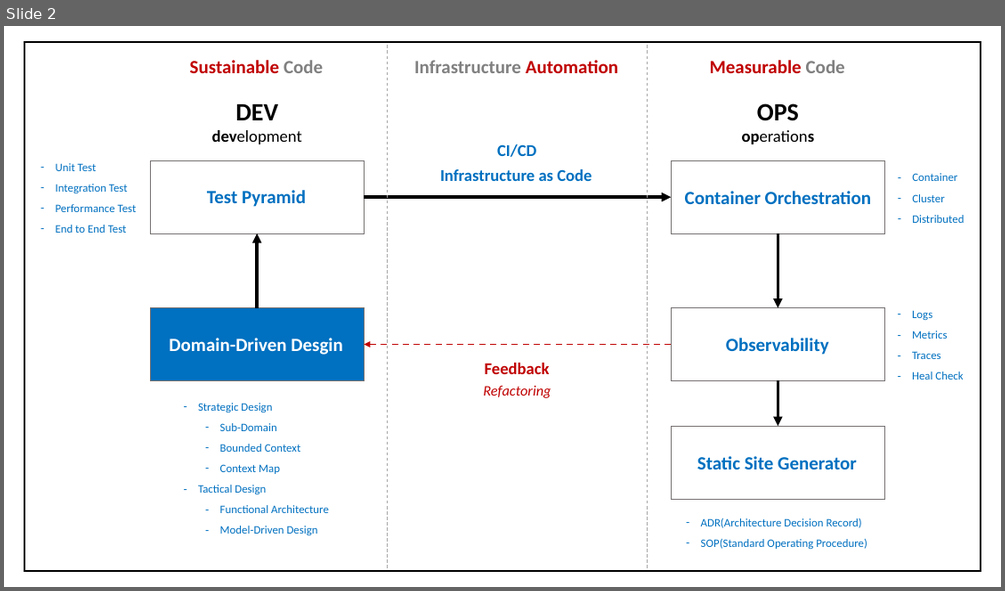
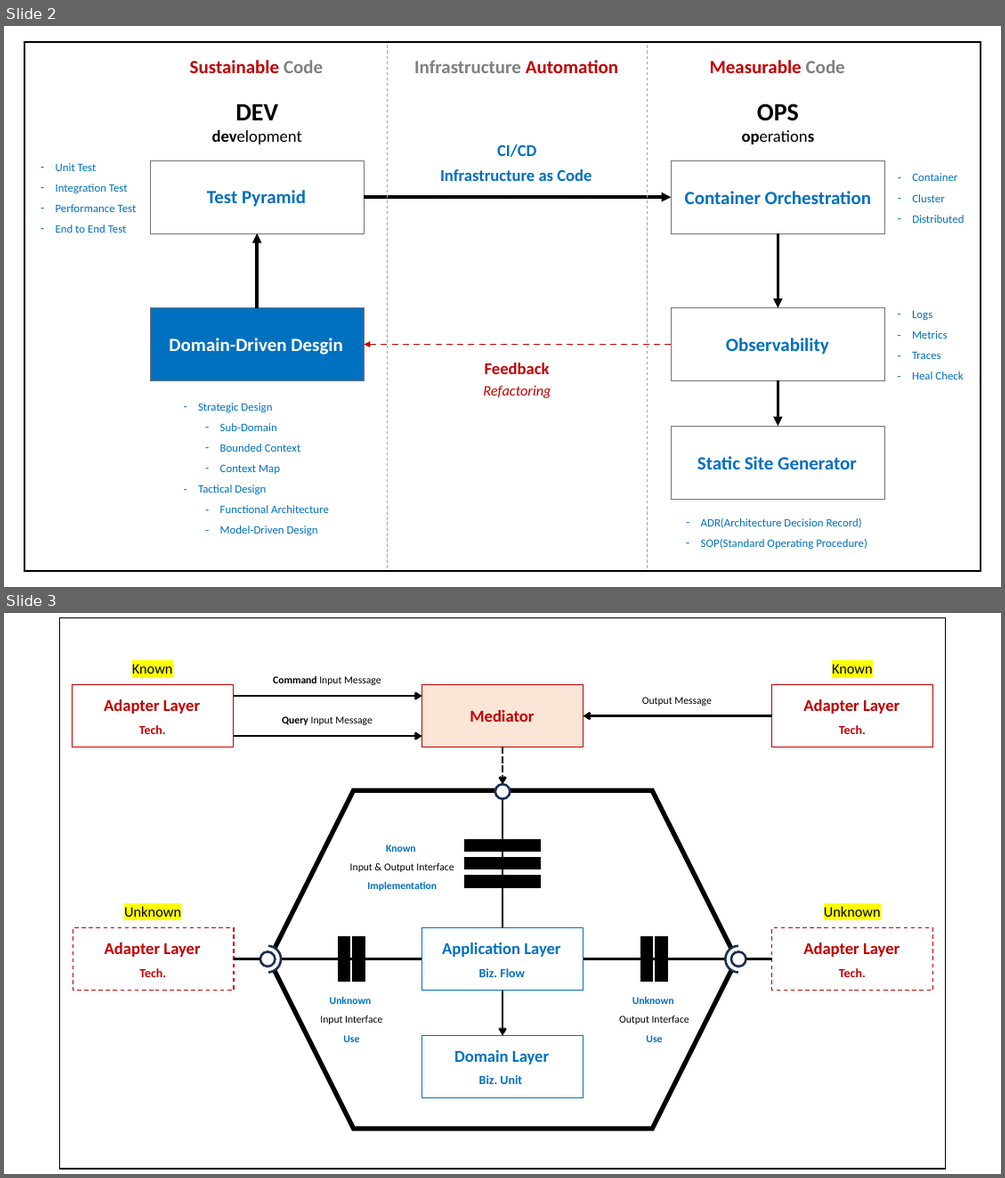
Before and after one commit to hhko/beyondcode, a slide deck: README.pptx. Shown one above the other, each under a label of ours: slide 2 before the commit, slides 2 and 3 after it. The pictures are 1005x591 and 1005x1178 pixels, drawn with LibreOffice and Linux fonts; fonts in the diff are those of the drawing. Boxes give left, top, right and bottom in pixels: in the first picture for what was removed or moved away, otherwise in the second. Text is boxed around its words. In the diff, an @@ line names an element or a change of style, - is before the commit and + after.

```diff
--- a/README.pptx
+++ b/README.pptx
@@ slide 3 added at [4, 613, 1001, 1174], background #FFFFFF @@
@@ group added at [59, 618, 946, 1169]: 23 texts, 17 rectangles, 5 arrows, 5 lines, 5 ellipses, 1 hexagon @@
+Known
+Input & Output Interface
+Implementation
+Adapter Layer
+Tech.
+Known
+Unknown
+Adapter Layer
+Tech.
+Output Message
+Command Input Message
+Query Input Message
+Adapter Layer
+Tech.
+Known
+Unknown
+Adapter Layer
+Tech.
+Mediator
+Application Layer
+Biz. Flow
+Domain Layer
+Biz. Unit
+Unknown
+Output Interface
+Use
+Unknown
+Input Interface
+Use
```
Also in this commit, not shown: 1 other slide added, 1 other file.
